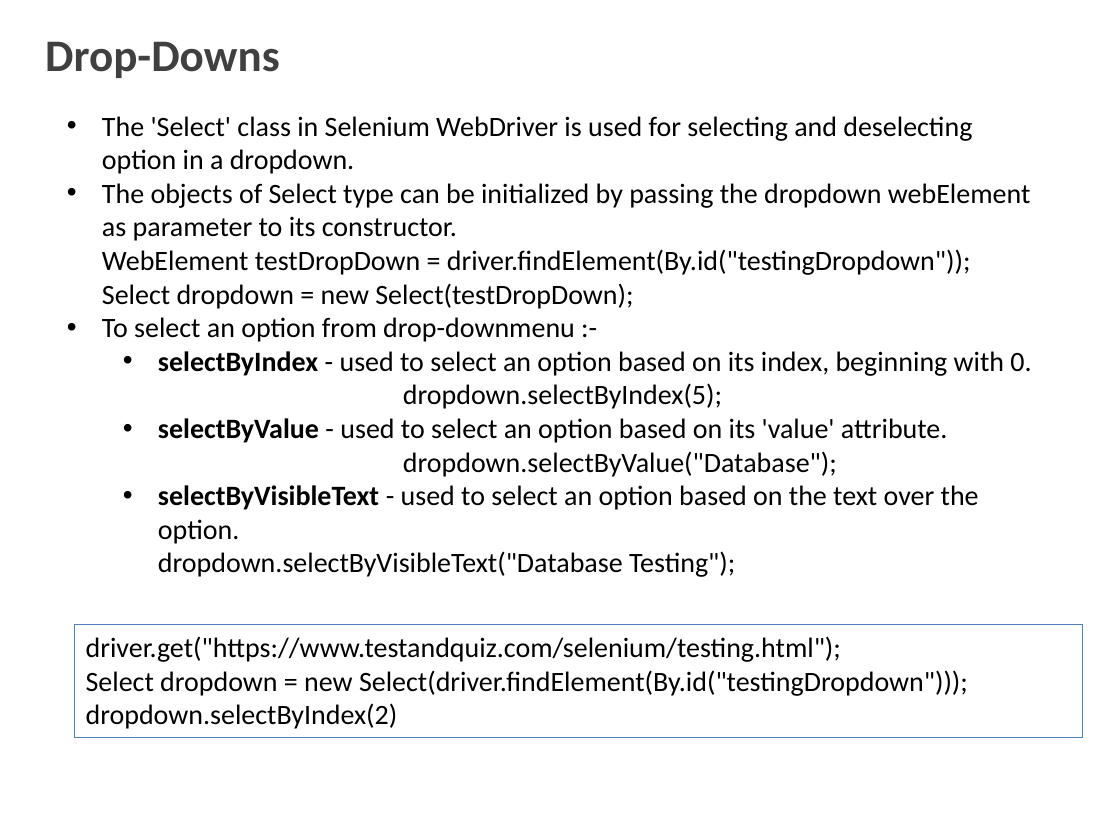
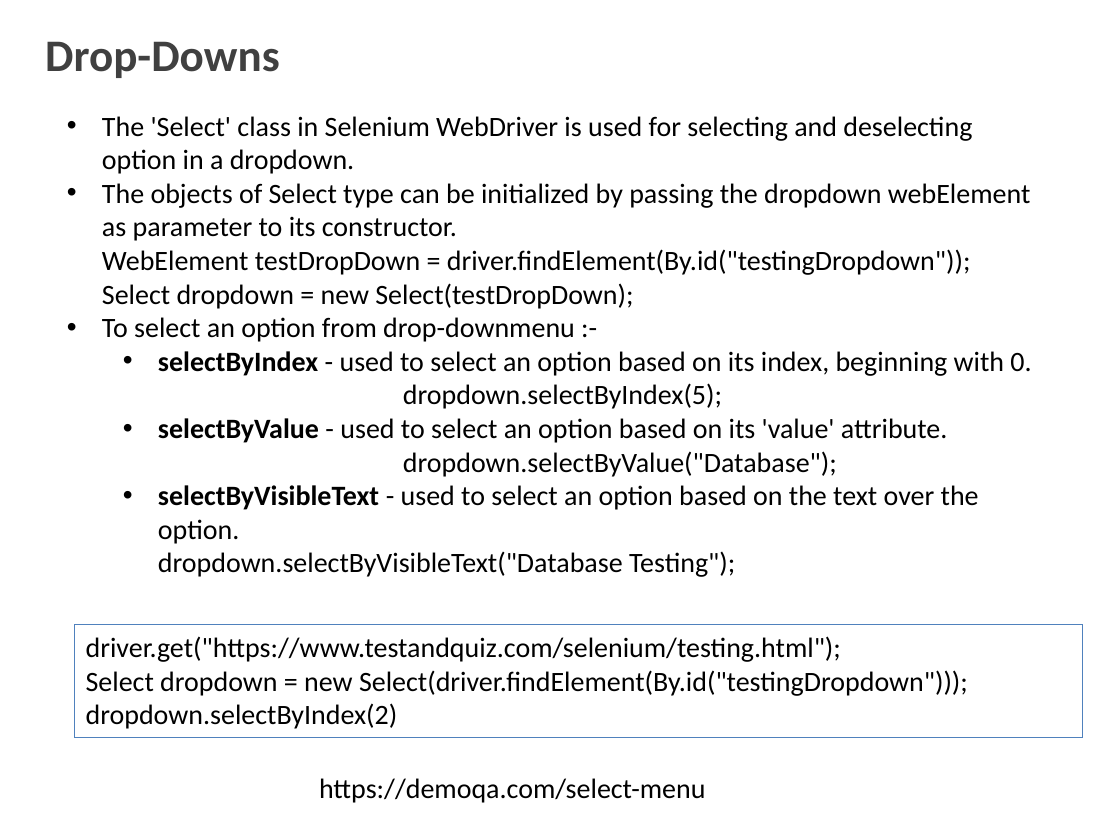
Before and after one commit to shalini06mittal/MphasisPhase5Batch1, a slide deck: slide 28 of 2_Selenium.pptx. Drawn at 1120x840 pixels with LibreOffice and Linux fonts; fonts in the diff are those of the drawing; background and template pictures are left out. Boxes give left, top, right and bottom in pixels: in the first picture for what was removed or moved away, otherwise in the second. Text is boxed around its words. In the diff, an @@ line names an element or a change of style, - is before the commit and + after.

```diff
--- a/2_Selenium.pptx
+++ b/2_Selenium.pptx
@@ text added at box(319, 778, 705, 803), 18 pt, text #000000 @@
+https://demoqa.com/select-menu
```
Also in this commit, not shown: 1 other slide changed, 22 slides added, 42 other files.
